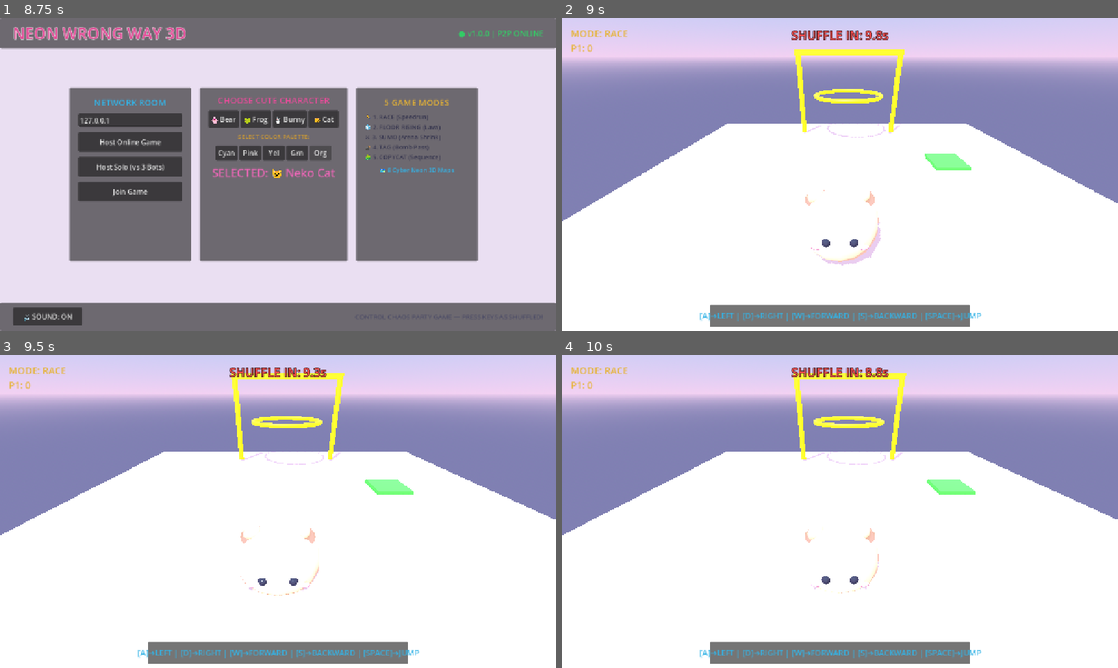
Above: before the commit, frames 1-4 (two rows, left to right).
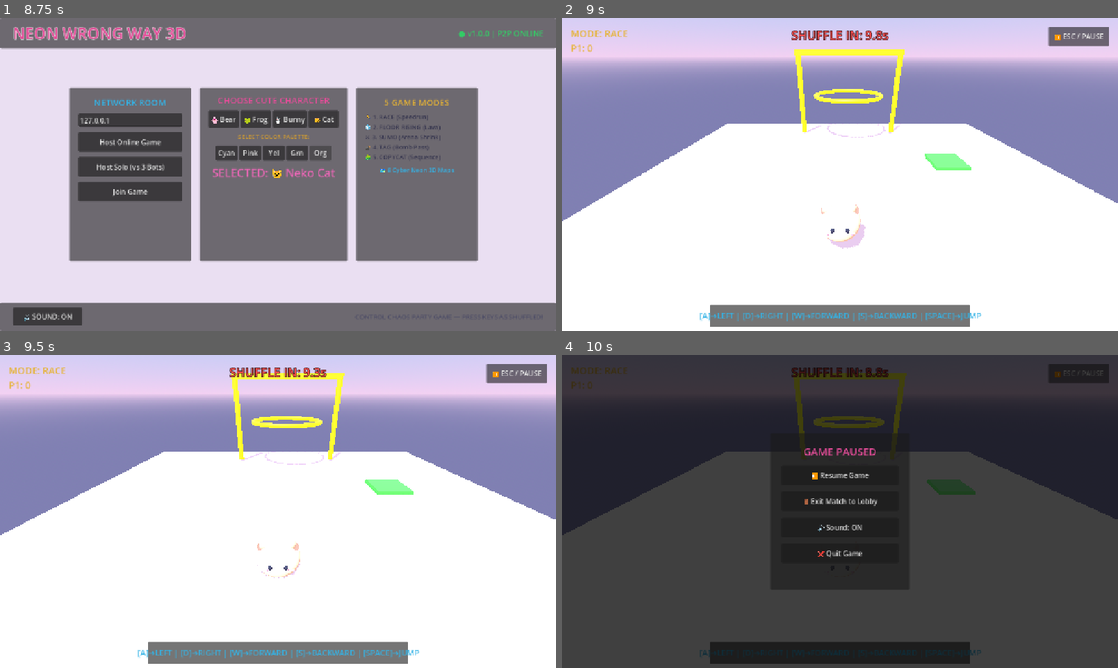
Above: after the commit, the same moments.

Repository: lelongc/tools
Game: Godot game, scene res://scenes/main_game.tscn
The game is run twice, just before and just after one commit, with the same random seed, the same clock (stepped at 60 frames per second) and the same inputs.
Inputs (mouse positions are in pixels of both pictures, inside the frame that each line leads up to):
- Up to frame 1 (8.75 s): click "🔊 SOUND: ON" at 0.5 s; click "🔇 SOUND: OFF" at 1.25 s; click "🌸 Bear" at 2 s; click "🐸 Frog" at 2.75 s; click "🐰 Bunny" at 3.5 s; click "🐱 Cat" at 4.25 s; click "Cyan" at 5 s; click "Pink" at 5.75 s; click "Yel" at 6.5 s; click "Grn" at 7.25 s; click "Org" at 8 s
- Up to frame 2 (9 s): click "Host Online Game" at 8.75 s
- Up to frame 3 (9.5 s): no input
- Up to frame 4 (10 s): click (1079, 373) at 9.5 s, where only the run after the commit has a clickable "⏸️ ESC / PAUSE"

Frame 1 is identical in both runs. In frame 2, 1.3% of the frame differs, in the area x 43-99%, y 2-80%; in frame 3, 1.0%; in frame 4, 100%, in the area x 0-100%, y 0-100%.

Commit message:
feat: implement character model loading system and add assets for player gameplay

Diff:
--- a/godot_demo/scenes/main_game.tscn
+++ b/godot_demo/scenes/main_game.tscn
@@ -350,6 +350,20 @@
 text = "SHUFFLE IN: 10.0s"
 horizontal_alignment = 1
 
+[node name="PauseBtn" type="Button" parent="HUD"]
+layout_mode = 1
+anchors_preset = 1
+anchor_left = 1.0
+anchor_right = 1.0
+offset_left = -160.0
+offset_top = 20.0
+offset_right = -20.0
+offset_bottom = 65.0
+grow_horizontal = 0
+focus_mode = 0
+theme_override_font_sizes/font_size = 16
+text = "⏸️ ESC / PAUSE"
+
 [node name="CopycatLabel" type="Label" parent="HUD"]
 visible = false
 layout_mode = 1
@@ -394,6 +408,83 @@
 text = "[A] -> LEFT | [D] -> RIGHT | [W] -> FORWARD | [S] -> BACK | [SPACE] -> JUMP"
 horizontal_alignment = 1
 vertical_alignment = 1
+
+[node name="PauseUI" type="Control" parent="."]
+visible = false
+layout_mode = 3
+anchors_preset = 15
+anchor_right = 1.0
+anchor_bottom = 1.0
+grow_horizontal = 2
+grow_vertical = 2
+
+[node name="ColorRect" type="ColorRect" parent="PauseUI"]
+layout_mode = 1
+anchors_preset = 15
+anchor_right = 1.0
+anchor_bottom = 1.0
+grow_horizontal = 2
+grow_vertical = 2
+color = Color(0, 0, 0, 0.75)
+
+[node name="PausePanel" type="Panel" parent="PauseUI"]
+custom_minimum_size = Vector2(320, 360)
+layout_mode = 1
+anchors_preset = 8
+anchor_left = 0.5
+anchor_top = 0.5
+anchor_right = 0.5
+anchor_bottom = 0.5
+offset_left = -160.0
+offset_top = -180.0
+offset_right = 160.0
+offset_bottom = 180.0
+grow_horizontal = 2
+grow_vertical = 2
+
+[node name="VBox" type="VBoxContainer" parent="PauseUI/PausePanel"]
+layout_mode = 1
+anchors_preset = 15
+anchor_right = 1.0
+anchor_bottom = 1.0
+offset_left = 25.0
+offset_top = 25.0
+offset_right = -25.0
+offset_bottom = -25.0
+grow_horizontal = 2
+grow_vertical = 2
+theme_override_constants/separation = 15
+
+[node name="Title" type="Label" parent="PauseUI/PausePanel/VBox"]
+layout_mode = 2
+theme_override_colors/font_color = Color(0.9, 0.3, 0.6, 1)
+theme_override_font_sizes/font_size = 24
+text = "GAME PAUSED"
+horizontal_alignment = 1
+
+[node name="ResumeBtn" type="Button" parent="PauseUI/PausePanel/VBox"]
+custom_minimum_size = Vector2(0, 45)
+layout_mode = 2
+focus_mode = 0
+text = "⏯️ Resume Game"
+
+[node name="LobbyBtn" type="Button" parent="PauseUI/PausePanel/VBox"]
+custom_minimum_size = Vector2(0, 45)
+layout_mode = 2
+focus_mode = 0
+text = "🚪 Exit Match to Lobby"
+
+[node name="MutePauseBtn" type="Button" parent="PauseUI/PausePanel/VBox"]
+custom_minimum_size = Vector2(0, 45)
+layout_mode = 2
+focus_mode = 0
+text = "🔊 Sound: ON"
+
+[node name="QuitBtn" type="Button" parent="PauseUI/PausePanel/VBox"]
+custom_minimum_size = Vector2(0, 45)
+layout_mode = 2
+focus_mode = 0
+text = "❌ Quit Game"
 
 [node name="RoundEndUI" type="Control" parent="."]
 visible = false
--- a/godot_demo/scripts/game_manager.gd
+++ b/godot_demo/scripts/game_manager.gd
@@ -42,6 +42,12 @@
 
 func start_mode(mode: GameMode):
 	round_ended = false
+
+	var main_game = get_tree().get_first_node_in_group("main_game")
+	if main_game and main_game.has_node("Players"):
+		players_alive.clear()
+		for child in main_game.get_node("Players").get_children():
+			players_alive.append(child.name.to_int())
 
 	# Solo play guard: skip elimination modes if only 1 or 0 players AND no bots
 	if players_alive.size() <= 1 and mode != GameMode.RACE and mode != GameMode.COPYCAT:
@@ -88,7 +94,7 @@
 					end_round(player_id)
 
 func _process(delta):
-	if multiplayer.is_server() and current_mode == GameMode.TAG:
+	if multiplayer.has_multiplayer_peer() and multiplayer.is_server() and current_mode == GameMode.TAG:
 		if tag_timer > 0:
 			tag_timer -= delta
 			if tag_timer <= 0:
@@ -160,6 +166,10 @@
 
 	# Cycle to next map after a delay
 	await get_tree().create_timer(3.0).timeout
+
+	if multiplayer.multiplayer_peer == null:
+		return
+
 	current_map_index = (current_map_index + 1) % maps.size()
 	var next_map = maps[current_map_index]
 
--- a/godot_demo/scripts/main_game.gd
+++ b/godot_demo/scripts/main_game.gd
@@ -15,6 +15,9 @@
 @onready var copycat_label = $HUD/CopycatLabel
 @onready var key_guide_label = $HUD/KeyGuidePanel/KeyGuideLabel
 
+@onready var pause_ui = $PauseUI
+@onready var pause_btn = $HUD/PauseBtn
+
 # Stitch Design System Color Palette & Character Selection
 var selected_color: Color = Color(0, 0.95, 1) # Neon Cyan #00f3ff
 var selected_variant: int = 0 # 0: Bear, 1: Frog, 2: Bunny, 3: Cat
@@ -51,15 +54,65 @@
 		color_box.get_node("GreenBtn").pressed.connect(func(): selected_color = Color(0, 1, 0.4); if SoundManager: SoundManager.play_click())
 		color_box.get_node("OrangeBtn").pressed.connect(func(): selected_color = Color(1, 0.45, 0); if SoundManager: SoundManager.play_click())
 
+	# Pause UI & HUD Pause Button Connections
+	if pause_btn:
+		pause_btn.pressed.connect(toggle_pause_menu)
+
+	var pause_vbox = $PauseUI/PausePanel/VBox
+	if pause_vbox:
+		pause_vbox.get_node("ResumeBtn").pressed.connect(func(): pause_ui.hide(); if SoundManager: SoundManager.play_click())
+		pause_vbox.get_node("LobbyBtn").pressed.connect(leave_to_lobby)
+		pause_vbox.get_node("MutePauseBtn").pressed.connect(_on_mute_pressed)
+		pause_vbox.get_node("QuitBtn").pressed.connect(func(): get_tree().quit())
+
 	address_input.text = "127.0.0.1"
 	hud.hide()
+	pause_ui.hide()
 	round_end_ui.hide()
 	apply_neon_theme()
+
+func _unhandled_input(event):
+	if event.is_action_pressed("ui_cancel"): # ESC key
+		if hud.visible:
+			toggle_pause_menu()
+
+func toggle_pause_menu():
+	if SoundManager: SoundManager.play_click()
+	pause_ui.visible = not pause_ui.visible
+
+func leave_to_lobby():
+	if SoundManager: SoundManager.play_click()
+
+	# Disconnect multiplayer
+	multiplayer.multiplayer_peer = null
+	if peer:
+		peer.close()
+		peer = ENetMultiplayerPeer.new()
+
+	# Clear levels and players
+	for child in level_container.get_children():
+		child.queue_free()
+	for child in players_node.get_children():
+		child.queue_free()
+
+	# Reset GameManager state
+	GameManager.scores.clear()
+	GameManager.players_alive.clear()
+	GameManager.round_ended = false
+
+	# Switch UI back to Lobby
+	hud.hide()
+	pause_ui.hide()
+	round_end_ui.hide()
+	lobby_ui.show()
 
 func _on_mute_pressed():
 	if SoundManager:
 		var muted = SoundManager.toggle_mute()
 		$LobbyUI/BottomFooterBar/HBoxFooter/MuteBtn.text = "🔇 SOUND: OFF" if muted else "🔊 SOUND: ON"
+		var pause_mute_btn = $PauseUI/PausePanel/VBox/MutePauseBtn
+		if pause_mute_btn:
+			pause_mute_btn.text = "🔇 Sound: OFF" if muted else "🔊 Sound: ON"
 
 func _process(_delta):
 	if hud.visible:
--- a/godot_demo/scripts/player.gd
+++ b/godot_demo/scripts/player.gd
@@ -58,40 +58,7 @@
 func _ready():
 	randomize()
 
-	# Hand-crafted Cute Pastel Palette
-	var colors = [
-		Color(0.98, 0.55, 0.75), # Pastel Pink
-		Color(0.4, 0.85, 0.95),  # Sky Blue
-		Color(1.0, 0.88, 0.4),   # Butter Yellow
-		Color(0.45, 0.95, 0.65), # Mint Green
-		Color(1.0, 0.6, 0.35)    # Sorbet Orange
-	]
-	var color = custom_color if custom_color != Color(0, 0, 0, 0) else colors[character_variant % colors.size()]
-
-	# Attempt loading exported 3D GLB model from Blender or build procedural 3D cute character
-	var model_paths = [
-		"res://assets/pinky_bear.glb",
-		"res://assets/froggo.glb",
-		"res://assets/bunny.glb",
-		"res://assets/neko_cat.glb"
-	]
-	var selected_path = model_paths[character_variant % model_paths.size()]
-	var glb_loaded = false
-
-	if ResourceLoader.exists(selected_path):
-		var glb_res = load(selected_path)
-		if glb_res:
-			var glb_scene = glb_res.instantiate()
-			if glb_scene:
-				visual_mesh.mesh = null
-				visual_mesh.material_override = null
-				glb_scene.scale = Vector3(1.3, 1.3, 1.3)
-				glb_scene.position = Vector3(0, -0.8, 0)
-				visual_mesh.add_child(glb_scene)
-				glb_loaded = true
-
-	if not glb_loaded:
-		build_cute_3d_character(color, character_variant)
+	load_blender_character_model()
 
 	if has_node("TrailParticles"):
 		$TrailParticles.emitting = true
@@ -99,100 +66,38 @@
 	if is_multiplayer_authority() and not is_bot:
 		camera.current = true
 
-func build_cute_3d_character(color: Color, variant: int):
+func load_blender_character_model():
+	# 1. ALWAYS remove default capsule pill mesh & override material
+	visual_mesh.mesh = null
 	visual_mesh.material_override = null
 
-	# Create Cute Round Blob Body Sphere
-	var body_mesh = SphereMesh.new()
-	body_mesh.radius = 0.75
-	body_mesh.height = 1.4
-	visual_mesh.mesh = body_mesh
+	for child in visual_mesh.get_children():
+		child.queue_free()
 
-	var mat_body = StandardMaterial3D.new()
-	mat_body.albedo_color = color
-	mat_body.roughness = 0.25
-	visual_mesh.material_override = mat_body
+	var model_names = ["pinky_bear", "froggo", "bunny", "neko_cat"]
+	var model_name = model_names[character_variant % model_names.size()]
+	var glb_res_path = "res://assets/" + model_name + ".glb"
+	var glb_abs_path = ProjectSettings.globalize_path(glb_res_path)
 
-	# Eye & Blush Materials
-	var mat_eye = StandardMaterial3D.new()
-	mat_eye.albedo_color = Color(0.02, 0.02, 0.05)
-	mat_eye.roughness = 0.1
+	var model_inst: Node3D = null
 
-	var mat_blush = StandardMaterial3D.new()
-	mat_blush.albedo_color = Color(1.0, 0.4, 0.65)
-	mat_blush.roughness = 0.4
+	# Option A: Runtime direct loading via GLTFDocument (Guaranteed 100% no import needed)
+	var doc = GLTFDocument.new()
+	var state = GLTFState.new()
+	var err = doc.append_from_file(glb_abs_path, state)
+	if err == OK:
+		model_inst = doc.generate_scene(state)
 
-	# Add Cute Glossy Eyes & Rosy Blush
-	for x in [0.28, -0.28]:
-		var eye = MeshInstance3D.new()
-		var eye_m = SphereMesh.new()
-		eye_m.radius = 0.09
-		eye_m.height = 0.18
-		eye.mesh = eye_m
-		eye.material_override = mat_eye
-		eye.position = Vector3(x, 0.15, -0.68)
-		visual_mesh.add_child(eye)
+	# Option B: Fallback to ResourceLoader PackedScene if GLTFDocument is unavailable
+	if not model_inst and ResourceLoader.exists(glb_res_path):
+		var scn = load(glb_res_path)
+		if scn and scn is PackedScene:
+			model_inst = scn.instantiate()
 
-		var blush = MeshInstance3D.new()
-		var blush_m = SphereMesh.new()
-		blush_m.radius = 0.11
-		blush_m.height = 0.08
-		blush.mesh = blush_m
-		blush.material_override = mat_blush
-		blush.position = Vector3(x * 1.5, -0.05, -0.65)
-		visual_mesh.add_child(blush)
-
-	# Variant 0: Bear, Variant 1: Frog, Variant 2: Bunny, Variant 3: Cat
-	match variant % 4:
-		0: # Pinky Bear
-			for x in [0.45, -0.45]:
-				var ear = MeshInstance3D.new()
-				var ear_m = SphereMesh.new()
-				ear_m.radius = 0.28
-				ear_m.height = 0.56
-				ear.mesh = ear_m
-				ear.material_override = mat_body
-				ear.position = Vector3(x, 0.65, 0)
-				visual_mesh.add_child(ear)
-		1: # Froggo
-			for x in [0.35, -0.35]:
-				var f_eye = MeshInstance3D.new()
-				var f_m = SphereMesh.new()
-				f_m.radius = 0.25
-				f_m.height = 0.5
-				f_eye.mesh = f_m
-				f_eye.material_override = mat_body
-				f_eye.position = Vector3(x, 0.68, -0.2)
-				visual_mesh.add_child(f_eye)
-
-				var pupil = MeshInstance3D.new()
-				var p_m = SphereMesh.new()
-				p_m.radius = 0.1
-				p_m.height = 0.2
-				pupil.mesh = p_m
-				pupil.material_override = mat_eye
-				pupil.position = Vector3(x, 0.72, -0.38)
-				visual_mesh.add_child(pupil)
-		2: # Bunny
-			for x in [0.3, -0.3]:
-				var ear = MeshInstance3D.new()
-				var ear_m = CapsuleMesh.new()
-				ear_m.radius = 0.14
-				ear_m.height = 0.8
-				ear.mesh = ear_m
-				ear.material_override = mat_body
-				ear.position = Vector3(x, 0.95, 0)
-				visual_mesh.add_child(ear)
-		3: # Neko Cat
-			for x in [0.45, -0.45]:
-				var ear = MeshInstance3D.new()
-				var ear_m = PrismMesh.new()
-				ear_m.size = Vector3(0.4, 0.45, 0.3)
-				ear.mesh = ear_m
-				ear.material_override = mat_body
-				ear.position = Vector3(x, 0.75, 0)
-				ear.rotation_degrees = Vector3(0, 0, -15 if x > 0 else 15)
-				visual_mesh.add_child(ear)
+	if model_inst:
+		model_inst.scale = Vector3(0.7, 0.7, 0.7)
+		model_inst.position = Vector3(0, -0.7, 0)
+		visual_mesh.add_child(model_inst)
 
 func _physics_process(delta):
 	if is_dead:
@@ -248,6 +153,10 @@
 				if SoundManager: SoundManager.play_jump()
 
 		input_dir = input_dir.normalized()
+		if input_dir.length() > 0.1:
+			var target_angle = atan2(input_dir.x, input_dir.z)
+			visual_mesh.rotation.y = lerp_angle(visual_mesh.rotation.y, target_angle, 15.0 * delta)
+
 		var move_speed = SPEED * 1.3 if is_bomb else SPEED
 		velocity.x = input_dir.x * move_speed + knockback_velocity.x
 		velocity.z = input_dir.z * move_speed + knockback_velocity.z
Binary file changed: godot_demo/assets/bunny.glb
Not shown, added: godot_demo/assets/bunny.mtl
Not shown, added: godot_demo/assets/bunny.obj
Binary file changed: godot_demo/assets/froggo.glb
Not shown, added: godot_demo/assets/froggo.mtl
Not shown, added: godot_demo/assets/froggo.obj
Binary file changed: godot_demo/assets/neko_cat.glb
Not shown, added: godot_demo/assets/neko_cat.mtl
Not shown, added: godot_demo/assets/neko_cat.obj
Binary file changed: godot_demo/assets/pinky_bear.glb
Not shown, added: godot_demo/assets/pinky_bear.mtl
Not shown, added: godot_demo/assets/pinky_bear.obj
(and 2 more such lines)
